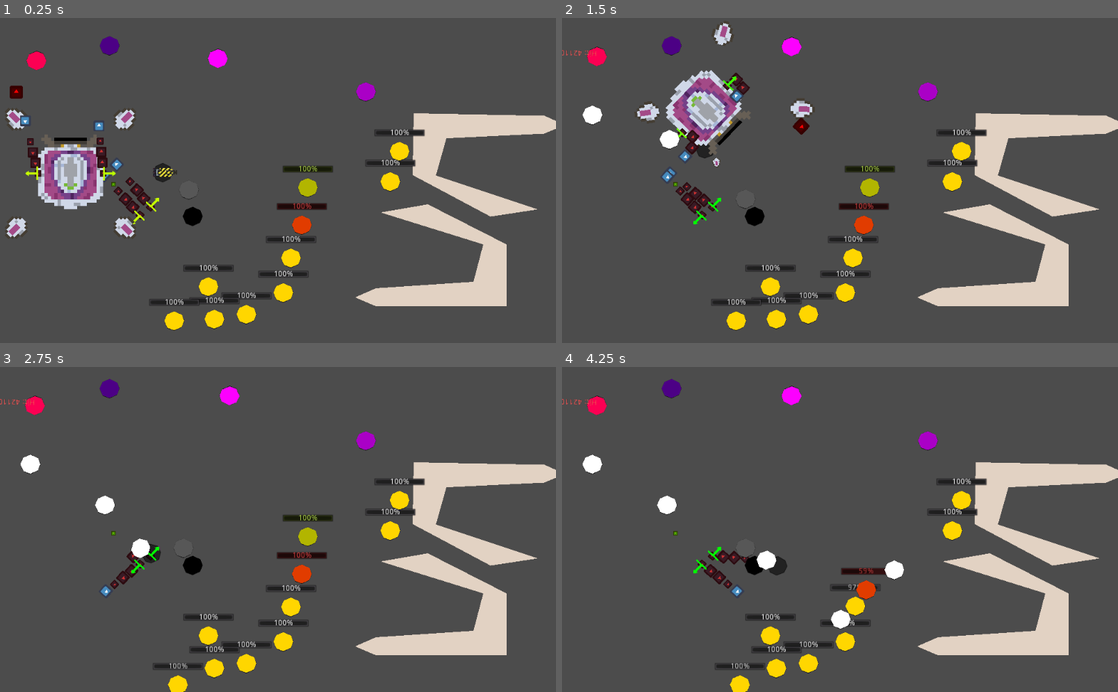
Above: before the commit, frames 1-4 (two rows, left to right).
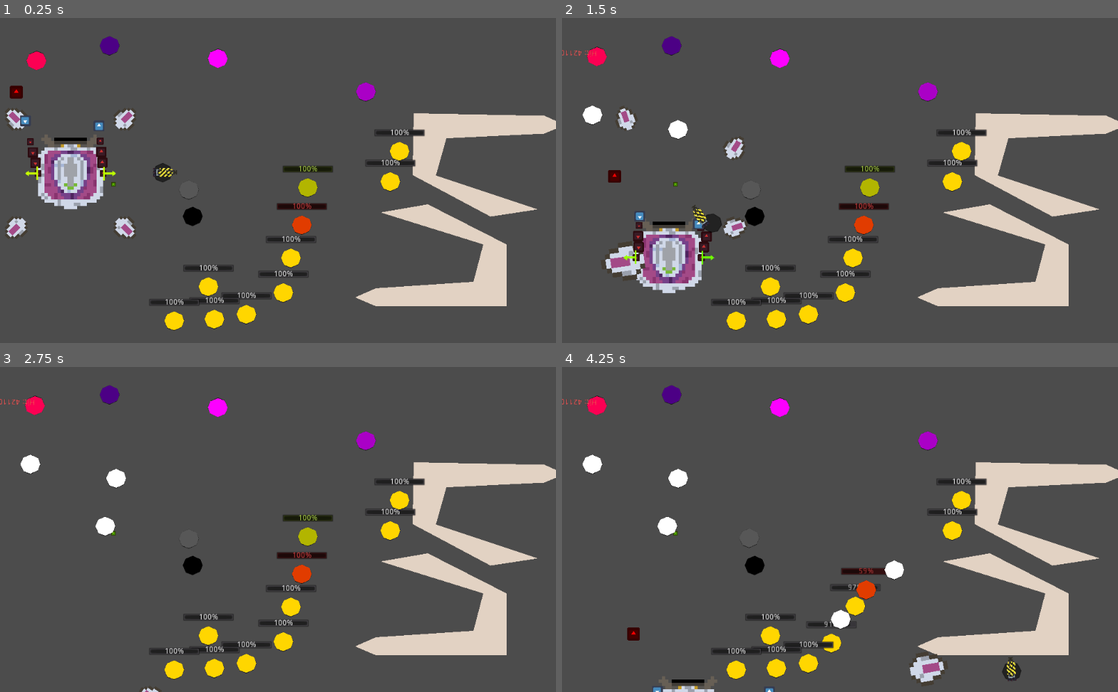
Above: after the commit, the same moments.

Repository: Tarnowiczanka-Stare-Tarnowice/pink-cat
Game: Godot game, scene res://Scenes/PhysicsTest.tscn
Two runs of this game, one before a commit and one after it. Both use one fixed random seed, a clock stepped at 60 frames per second and the inputs below. The engine's default icon, where the game draws it, is replaced by a stand-in: a white triangle on a blue panel in a dark square.
Inputs (mouse positions are in pixels of both pictures, inside the frame that each line leads up to):
- Up to frame 1 (0.25 s): no input
- Up to frame 2 (1.5 s): tap Enter (ui_accept) at 0.5, 0.77 s; move the mouse to (678, 164) at 0.52 s; hold Right (ui_right) 0.53-1.28 s; tap Middle mouse button (left_shoot) at 0.6 s; move the mouse to (667, 177) at 1.27 s; hold Down (ui_down) from 1.28 s (still down); click (667, 177) at 1.35 s
- Up to frame 3 (2.75 s): tap Enter (ui_accept) at 1.52 s; move the mouse to (105, 591) at 2.02 s; release Down (ui_down) at 2.03 s; hold Right (ui_right) from 2.03 s (still down); right-click (105, 591) at 2.1 s
- Up to frame 4 (4.25 s): move the mouse to (812, 594) at 2.77 s; release Right (ui_right) at 2.78 s; hold Up (ui_up) 2.78-3.53 s; tap Middle mouse button (left_shoot) at 2.85 s; tap Enter (ui_accept) at 3.02, 3.77 s; move the mouse to (1006, 578) at 3.52 s; hold Left (ui_left) from 3.53 s (still down); click (1006, 578) at 3.6 s

The runs differ from the first frame. In frame 1, 0.4% of the frame differs, in the area x 18-29%, y 43-64%; in frame 2, 8.0%, in the area x 7-46%, y 0-85%; in frame 3, 2.0%; in frame 4, 3.5%.

Commit message:
Mech naprawa hierarchi
mech juz nie jest childem nailguna

Diff:
--- a/Scenes/PhysicsTest.tscn
+++ b/Scenes/PhysicsTest.tscn
@@ -1,8 +1,7 @@
-[gd_scene load_steps=10 format=2]
+[gd_scene load_steps=9 format=2]
 
 [ext_resource path="res://Scenes/Dummy.tscn" type="PackedScene" id=1]
 [ext_resource path="res://Scenes/ProjectileSpawner.tscn" type="PackedScene" id=2]
-[ext_resource path="res://Scenes/HandManipulator.tscn" type="PackedScene" id=3]
 [ext_resource path="res://Scenes/Brick.tscn" type="PackedScene" id=4]
 [ext_resource path="res://Scripts/PhysicsTest.gd" type="Script" id=5]
 [ext_resource path="res://icon.png" type="Texture" id=6]
@@ -75,15 +74,6 @@
 scale = Vector2( 0.125, 0.125 )
 texture = ExtResource( 6 )
 
-[node name="HandManipulator" parent="." instance=ExtResource( 3 )]
-position = Vector2( 277, 349 )
-rotation = -0.813188
-
-[node name="HandManipulator2" parent="." instance=ExtResource( 3 )]
-position = Vector2( 258, 364 )
-rotation = 2.31852
-left_hand = true
-
 [node name="Brick" parent="." instance=ExtResource( 4 )]
 modulate = Color( 0, 0, 0, 1 )
 position = Vector2( 355, 366 )
@@ -94,11 +84,11 @@
 position = Vector2( 348, 317 )
 mass = 5.0
 
+[node name="Mech" parent="." instance=ExtResource( 9 )]
+position = Vector2( 130, 287 )
+
 [node name="NailGun" parent="." instance=ExtResource( 7 )]
 position = Vector2( 300, 285 )
-
-[node name="Mech" parent="NailGun" instance=ExtResource( 9 )]
-position = Vector2( -170, 2 )
 
 [node name="DestructibleDummy" parent="." instance=ExtResource( 8 )]
 position = Vector2( 536, 443 )
